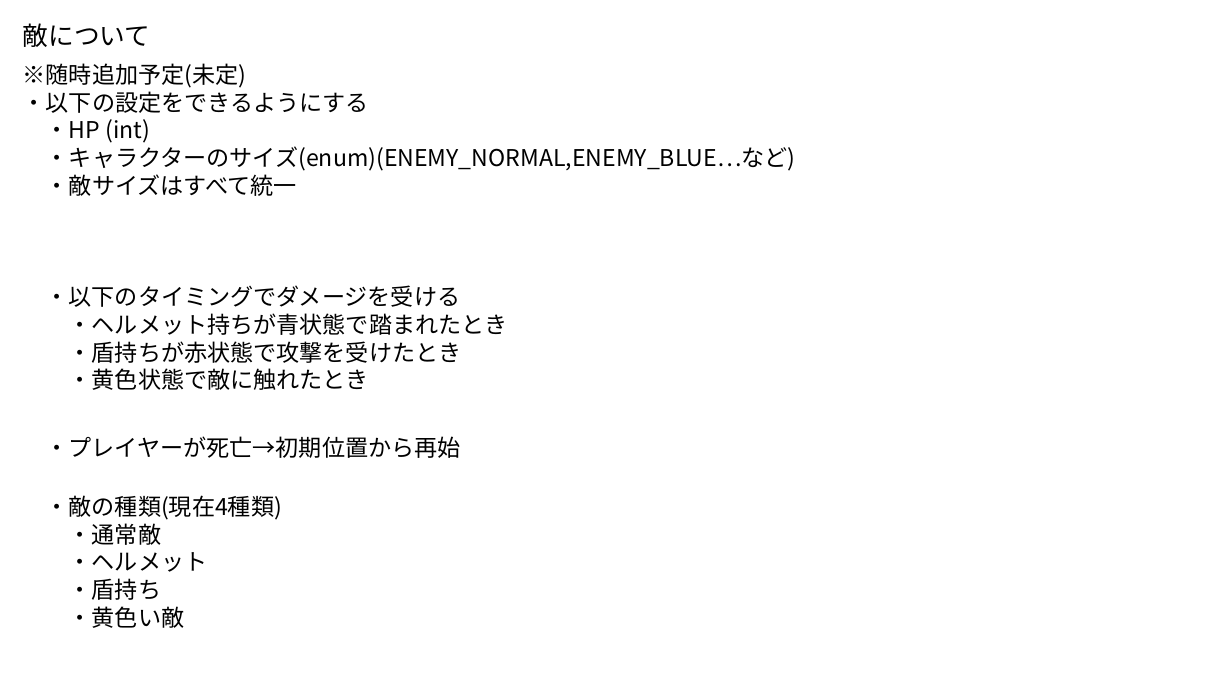
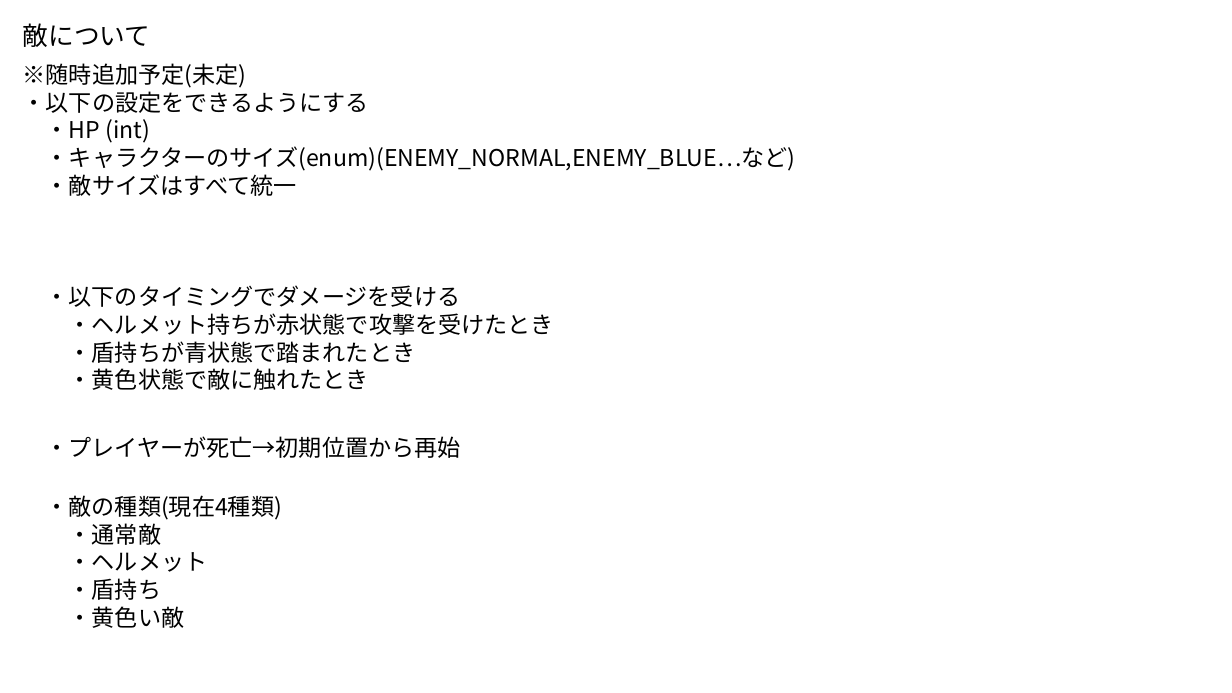
Before and after one commit to Akiyoshi-2/GameProbuctionPractice1, a slide deck: slide 1 of 仕様書/敵.pptx. Drawn at 1232x693 pixels with LibreOffice and Linux fonts; fonts in the diff are those of the drawing. Boxes give left, top, right and bottom in pixels: in the first picture for what was removed or moved away, otherwise in the second. Text is boxed around its words. In the diff, an @@ line names an element or a change of style, - is before the commit and + after.

Commit message:
敵　変えたよ

```diff
--- a/仕様書/敵.pptx
+++ b/仕様書/敵.pptx
@@ text at (69, 313, 554, 363): text changed @@
-・ヘルメット持ちが青状態で踏まれたとき
-・盾持ちが赤状態で攻撃を受けたとき
+・ヘルメット持ちが赤状態で攻撃を受けたとき
+・盾持ちが青状態で踏まれたとき
```
